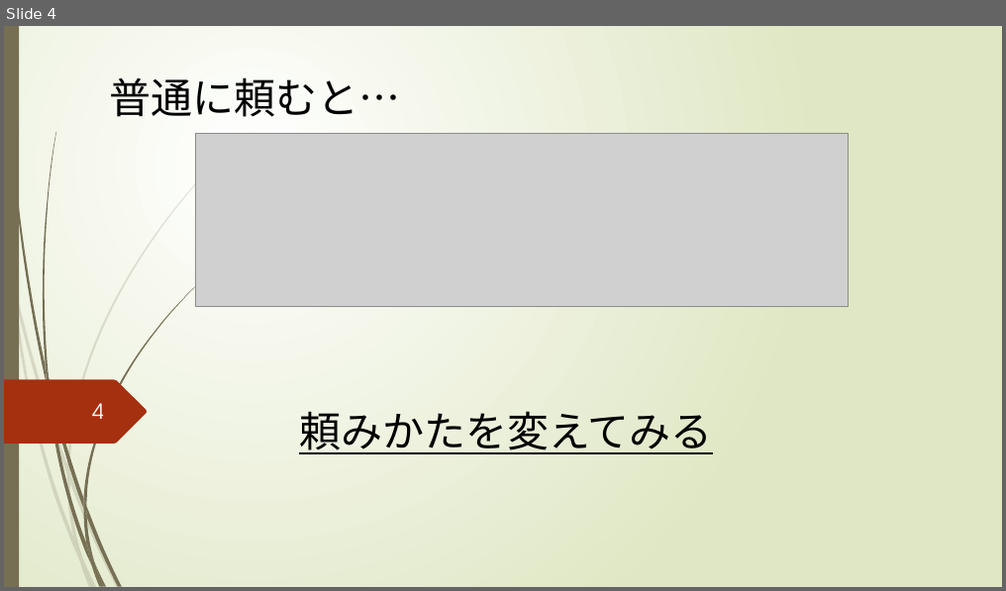
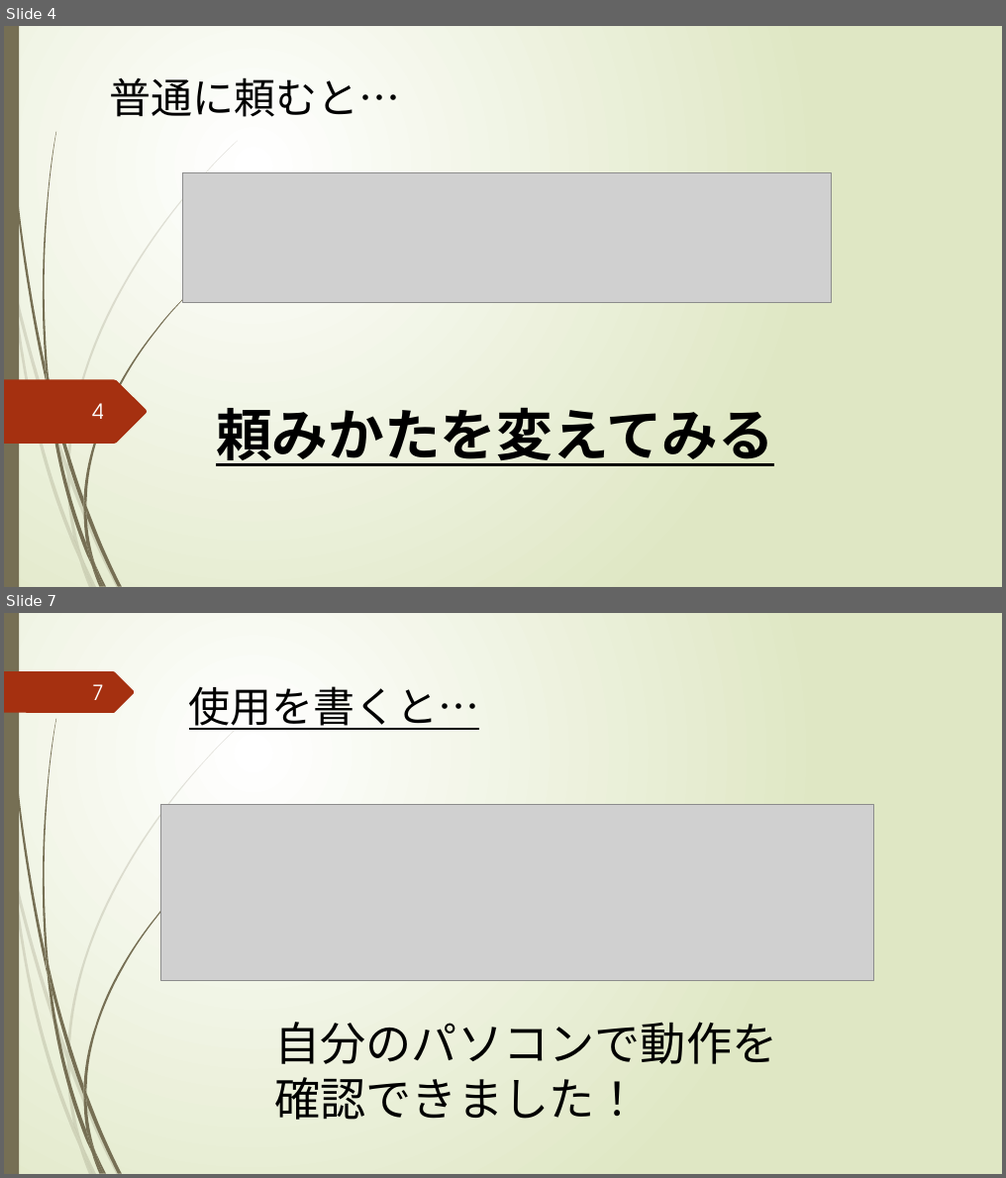
Before and after one commit to tmkttmkt/DevilTRex, a slide deck: その他/夏休みの課題のゲーム/GODAIGOisME_by森田/夏課題_ネットワーク技術/発表用.pptx. Shown one above the other, each under a label of ours: slide 4 before the commit, slides 4 and 7 after it; the slides between them are not shown. The pictures are 1006x591 and 1006x1178 pixels, drawn with LibreOffice and Linux fonts; fonts in the diff are those of the drawing; grey boxes stand for pictures. Boxes give left, top, right and bottom in pixels: in the first picture for what was removed or moved away, otherwise in the second. Text is boxed around its words. In the diff, an @@ line names an element or a change of style, - is before the commit and + after.

```diff
--- a/その他/夏休みの課題のゲーム/GODAIGOisME_by森田/夏課題_ネットワーク技術/発表用.pptx
+++ b/その他/夏休みの課題のゲーム/GODAIGOisME_by森田/夏課題_ネットワーク技術/発表用.pptx
@@ slide 7 added at [4, 613, 1002, 1174], background gradient #FFFFFF to #DFE8C4; not listed: 23 template elements that a slide beside it also shows @@
@@ freeform shape added at [4, 671, 135, 713], fill #A53010 @@
@@ page number added at [92, 684, 104, 700], 20 pt, text #FEFFFF @@
+7
@@ text added at [189, 686, 480, 730], 40 pt, text #000000, underline @@
+使用を書くと…
@@ picture added at [161, 805, 874, 980] @@
@@ text added at [274, 1022, 777, 1120], 44 pt, text #000000 @@
+自分のパソコンで動作を確認できました！
@@ slide 4 changed as well @@
@@ picture: place and size @@
-picture at [195, 133, 847, 306]
+picture at [183, 173, 832, 303]
@@ text "頼みかたを変えてみる": place and size @@
-text "頼みかたを変えてみる" at [299, 411, 712, 455]
+text "頼みかたを変えてみる" at [216, 407, 774, 467]
@@ text "頼みかたを変えてみる" at [216, 407, 774, 467]: size 40 to 54 pt, bold on @@
```
Also in this commit, not shown: 3 other slides changed, 7 other slides added, 3 slides removed, 6 other files.
